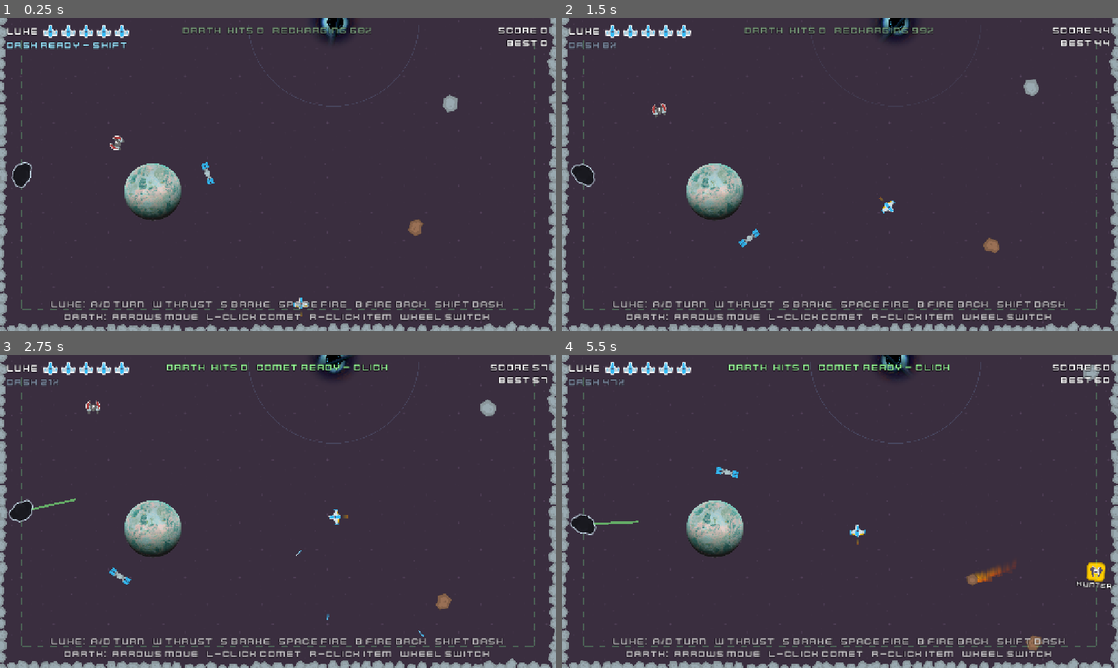
Above: before the commit, frames 1-4 (two rows, left to right).
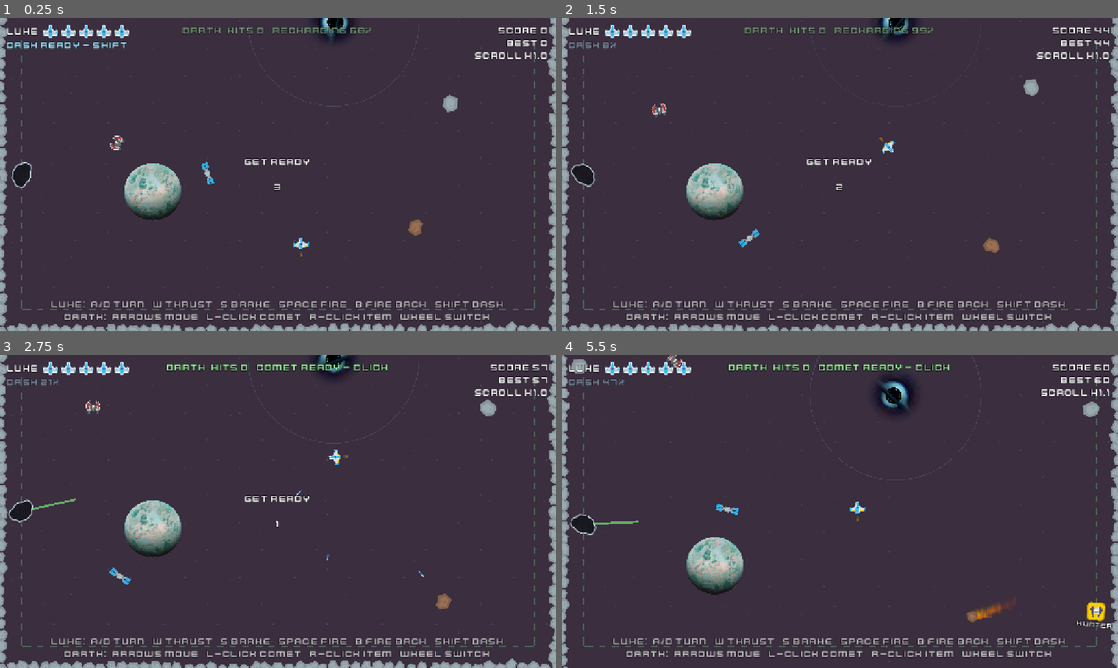
Above: after the commit, the same moments.

Repository: pricezhang42/star-fight
Game: Godot game, scene res://scenes/main.tscn
The game is run twice, just before and just after one commit, with the same random seed, the same clock (stepped at 60 frames per second) and the same inputs.
Inputs (mouse positions are in pixels of both pictures, inside the frame that each line leads up to):
- Up to frame 1 (0.25 s): no input
- Up to frame 2 (1.5 s): tap Enter (restart) at 0.5 s; move the mouse to (962, 158) at 0.52 s; hold D (turn_right) 0.53-1.28 s; tap Shift (dash) at 0.6, 1.35 s; move the mouse to (728, 190) at 1.27 s; hold S (brake) from 1.28 s (still down)
- Up to frame 3 (2.75 s): move the mouse to (333, 442) at 2.02 s; release S (brake) at 2.03 s; hold D (turn_right) from 2.03 s (still down); hold Space (fire) from 2.03 s (still down); tap Shift (dash) at 2.3 s
- Up to frame 4 (5.5 s): move the mouse to (812, 574) at 2.77 s; release D (turn_right) at 2.78 s; release Space (fire) at 2.78 s; hold W (thrust) 2.78-3.53 s; tap Down (p2_down) at 2.85 s; tap Shift (dash) every 0.75 s from 3.05 to 5.3 s; move the mouse to (1006, 558) at 3.52 s; hold A (turn_left) 3.53-5.03 s; tap Left (p2_left) at 3.6 s; move the mouse to (673, 464) at 4.27 s; tap Mouse wheel down (p2_next) at 4.35 s; move the mouse to (867, 511) at 5.02 s; hold S (brake) from 5.03 s (still down); tap Mouse wheel up (p2_prev) at 5.1 s

The runs differ from the first frame. In frame 1, 0.5% of the frame differs, in the area x 44-99%, y 10-96%; in frame 2, 0.5%; in frame 3, 0.5%; in frame 4, 8.0%, in the area x 0-100%, y 0-100%.

Commit message:
Auto-scrolling screen that speeds up with the score
- After a 3 s GET READY countdown the camera climbs on its own: 60 px/s
  plus 8 px/s per 100 points, capped at 260 (below Luke's top speed)
- Flying into the top third of the screen makes it catch up, so Luke
  can't leave the top
- Dropping below the bottom edge costs a life and bumps Luke back up;
  while shielded the edge just carries him along. A red glow at the
  bottom warns as he gets close
- SCROLL xN readout under the score
- Level building and cleanup follow the screen; the old invisible
  backtrack limit is gone
- Crates no longer spawn at the very top ends of Darth's track (HUD)

Diff:
--- a/scenes/hud.tscn
+++ b/scenes/hud.tscn
@@ -9,6 +9,14 @@
 outline_size = 3
 outline_color = Color(0, 0, 0, 1)
 
+[sub_resource type="Gradient" id="dg"]
+colors = PackedColorArray(1, 0.1, 0.1, 0, 1, 0.1, 0.1, 0.75)
+
+[sub_resource type="GradientTexture2D" id="dt"]
+gradient = SubResource("dg")
+fill_from = Vector2(0, 0)
+fill_to = Vector2(0, 1)
+
 [sub_resource type="LabelSettings" id="ls"]
 font = ExtResource("2")
 font_size = 22
@@ -17,6 +25,19 @@
 
 [node name="HUD" type="CanvasLayer"]
 script = ExtResource("1")
+
+[node name="Danger" type="TextureRect" parent="."]
+modulate = Color(1, 1, 1, 0)
+anchors_preset = 12
+anchor_top = 1.0
+anchor_right = 1.0
+anchor_bottom = 1.0
+offset_top = -140.0
+grow_horizontal = 2
+grow_vertical = 0
+mouse_filter = 2
+texture = SubResource("dt")
+expand_mode = 1
 
 [node name="LukeLabel" type="Label" parent="."]
 offset_left = 16.0
@@ -48,7 +69,7 @@
 offset_left = -276.0
 offset_top = 16.0
 offset_right = -16.0
-offset_bottom = 76.0
+offset_bottom = 106.0
 grow_horizontal = 0
 text = "SCORE 0"
 label_settings = SubResource("ls")
--- a/scripts/alien_astronaut.gd
+++ b/scripts/alien_astronaut.gd
@@ -131,11 +131,12 @@
 		_item_timer = randf_range(crate_interval.x, crate_interval.y)
 		if _crates.size() < max_crates:
 			# Somewhere Darth has to travel to: at least 15% of the track away.
-			var t := randf()
+			# Not right at the top ends of the U, where the HUD text sits.
+			var t := randf_range(0.06, 0.94)
 			for attempt in 10:
 				if absf(t - track_pos) >= 0.15:
 					break
-				t = randf()
+				t = randf_range(0.06, 0.94)
 			# The crate's item is decided now and shown on it.
 			var item := randi() % Item.size()
 			var spr := Sprite2D.new()
--- a/scripts/hud.gd
+++ b/scripts/hud.gd
@@ -43,8 +43,29 @@
 		lives_box.add_child(icon)
 
 
+var _scroll_mult := 1.0
+
+
 func set_score(score: int, best: int) -> void:
-	distance_label.text = "SCORE %d\nBEST %d" % [score, best]
+	distance_label.text = "SCORE %d\nBEST %d\nSCROLL x%.1f" % [score, best, _scroll_mult]
+
+
+func set_scroll(mult: float) -> void:
+	_scroll_mult = mult
+
+
+## Big "GET READY" countdown in the middle; 0 hides it.
+func set_countdown(n: int) -> void:
+	if n > 0:
+		message.text = "GET READY\n\n%d" % n
+		message.visible = true
+	elif message.text.begins_with("GET READY"):
+		message.visible = false
+
+
+## Red glow at the bottom of the screen, 0..1, as Luke nears the bottom edge.
+func set_danger(amount: float) -> void:
+	$Danger.modulate.a = amount
 
 
 func show_message(text: String) -> void:
--- a/scripts/main.gd
+++ b/scripts/main.gd
@@ -13,8 +13,14 @@
 @export var score_per_pixel := 0.1
 ## Points Luke earns for stunning Darth (3 laser hits).
 @export var darth_hit_points := 100
-## How far behind their furthest point the player may fly back.
-@export var backtrack_limit := 1100.0
+## Auto-scroll: the screen climbs on its own, faster as Luke's score rises.
+@export var scroll_start_speed := 60.0
+@export var scroll_per_point := 0.08 ## extra px/s per score point (8 per 100)
+@export var scroll_max_speed := 260.0
+@export var countdown_seconds := 3.0
+## If Luke flies into the top part of the screen (this fraction of its
+## height), the screen speeds up to keep him in view.
+@export var catch_up_fraction := 0.33
 ## Seconds between random comets at the start (easy) and at full difficulty.
 @export var comet_interval_easy := Vector2(4.0, 6.5)
 @export var comet_interval_hard := Vector2(1.0, 2.2)
@@ -34,6 +40,9 @@
 var _comet_timer := 3.0
 var _start_x := 0.0
 var _furthest_x := 0.0
+var _scroll_y := 0.0 ## world y of the screen centre
+var _scroll_speed := 0.0
+var _countdown := 0.0
 var score := 0
 ## Points from shooting Darth (added to the distance score).
 var bonus := 0
@@ -48,10 +57,13 @@
 
 
 func _ready() -> void:
+	# The camera no longer follows Luke: main moves it (auto-scroll).
+	camera.top_level = true
+	camera.position_smoothing_enabled = false
 	camera.limit_left = 0
 	camera.limit_right = int(world_size.x)
 	camera.limit_top = -100000000
-	camera.limit_bottom = 0
+	camera.limit_bottom = 100000000
 	player.lives_changed.connect(hud.set_lives)
 	player.died.connect(_on_player_died)
 	hud.set_lives(player.lives)
@@ -71,6 +83,15 @@
 	_size_window()
 	get_viewport().size_changed.connect(_fit_width)
 	_fit_width()
+	# Start with the bottom of the screen on the bottom wall and Luke a bit
+	# above it, then count down before scrolling.
+	_scroll_y = -_view_height() / 2.0
+	camera.global_position = Vector2(world_size.x / 2.0, _scroll_y)
+	camera.reset_smoothing()
+	player.global_position.y = -_view_height() * 0.28
+	_start_x = -player.global_position.y
+	_furthest_x = _start_x
+	_countdown = countdown_seconds
 
 
 ## Make the window nearly fill the monitor (once per launch).
@@ -85,6 +106,44 @@
 	var size := Vector2i(Vector2(area.size) * window_fraction)
 	DisplayServer.window_set_size(size)
 	DisplayServer.window_set_position(area.position + (area.size - size) / 2)
+
+
+func _view_height() -> float:
+	return get_viewport().get_visible_rect().size.y / camera.zoom.y
+
+
+## Auto-scroll, top catch-up, and keeping Luke on screen.
+func _update_scroll(delta: float) -> void:
+	var half := _view_height() / 2.0
+	if _countdown > 0.0:
+		_countdown -= delta
+		hud.set_countdown(ceili(_countdown) if _countdown > 0.0 else 0)
+	elif not _over:
+		_scroll_speed = minf(scroll_start_speed + score * scroll_per_point, scroll_max_speed)
+		_scroll_y -= _scroll_speed * delta
+		# Top catch-up: Luke can't fly off the top; the screen follows him.
+		var catch_line := _scroll_y - half + _view_height() * catch_up_fraction
+		if player.global_position.y < catch_line:
+			_scroll_y -= catch_line - player.global_position.y
+	hud.set_scroll(maxf(_scroll_speed, scroll_start_speed) / scroll_start_speed)
+	camera.global_position = Vector2(world_size.x / 2.0, _scroll_y)
+
+	if _over:
+		hud.set_danger(0.0)
+		return
+	# Bottom edge: falling below it costs a life and bumps Luke back up.
+	var margin: float = player.BASE_RADIUS * player.size_mult + 6.0
+	var bottom := _scroll_y + half - margin
+	var gap: float = bottom - player.global_position.y
+	hud.set_danger(clampf(1.0 - gap / (_view_height() * 0.25), 0.0, 1.0))
+	if player.global_position.y > bottom:
+		player.global_position.y = bottom
+		var shielded: bool = player._invuln > 0.0 or player._dash_iframe > 0.0 or player._phasing
+		if not shielded:
+			player.take_hit(Vector2(player.global_position.x, bottom + 200.0))
+			player.global_position.y = bottom - 60.0
+		# Either way, the edge carries Luke up with the screen.
+		player.drift.y = minf(player.drift.y, -(_scroll_speed + 150.0))
 
 
 ## Zoom the camera so the whole level width fills the screen horizontally.
@@ -114,16 +173,12 @@
 	score = int((_furthest_x - _start_x) * score_per_pixel) + bonus
 	hud.set_score(score, maxi(score, best))
 
-	# Keep the level built ahead, forget what is far behind, and stop the
-	# player flying back into the forgotten part.
-	var back := maxf(0.0, _furthest_x - backtrack_limit)
-	camera.limit_bottom = int(-maxf(0.0, back - 300.0))
-	generator.update(_furthest_x + 3000.0, back - 2500.0)
-	if not _over and x < back:
-		player.position.y = -back
-		player.heading = -player.heading # bounce back upwards
-		player._move_dir = player.heading
-		player.drift.y = -absf(player.drift.y)
+	_update_scroll(delta)
+
+	# Keep the level built above the screen and forget what is far below it.
+	var screen_top := -(_scroll_y - _view_height() / 2.0)
+	var screen_bottom := -(_scroll_y + _view_height() / 2.0)
+	generator.update(screen_top + 3000.0, screen_bottom - 2500.0)
 
 	if _over and Input.is_action_just_pressed("restart"):
 		get_tree().reload_current_scene()
Binary file changed: screenshot.png
